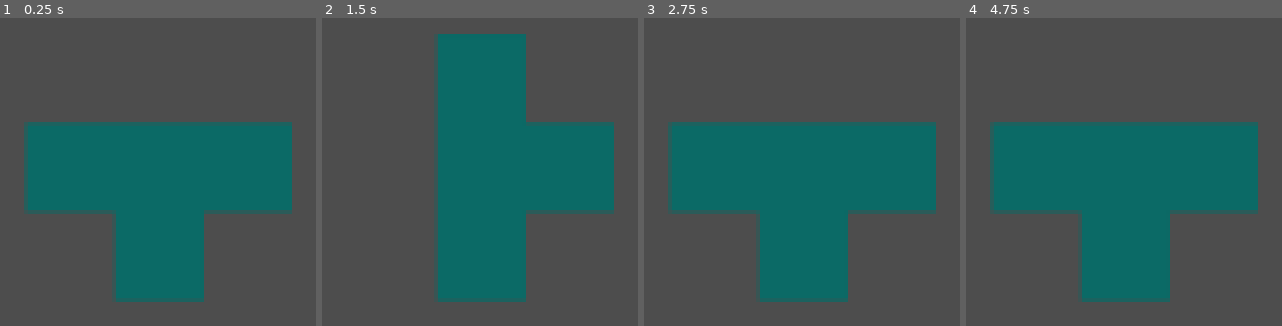
Above: before the commit, frames 1-4 (left to right).
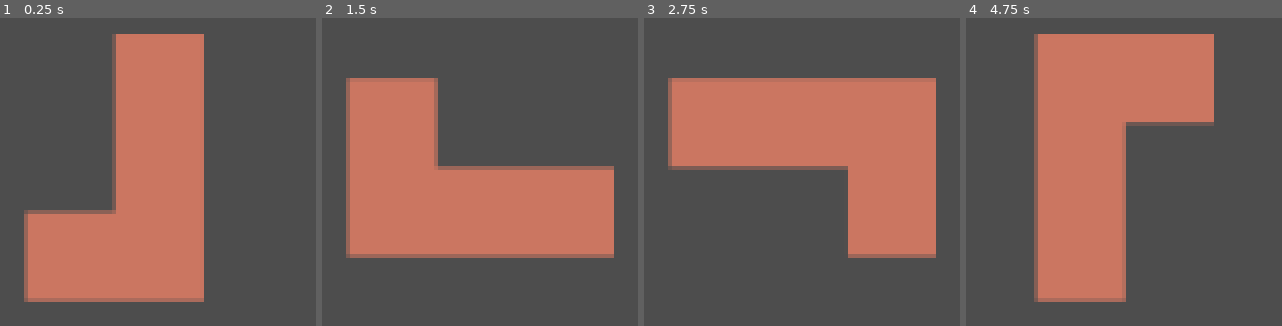
Above: after the commit, the same moments.

Repository: seedot11/DanTetris
Game: Godot game, scene res://scenes/board.tscn
Two runs of this game, one before a commit and one after it. Both use one fixed random seed, a clock stepped at 60 frames per second and the inputs below.
Inputs:
- Up to frame 1 (0.25 s): no input
- Up to frame 2 (1.5 s): tap Enter at 0.5 s; tap Ctrl (rotate) at 0.6 s; tap Shift (rotate_anticlockwise) at 0.8, 1.35 s; tap Space at 1.25 s
- Up to frame 3 (2.75 s): tap Ctrl (rotate) at 1.55, 2.1 s; tap Enter at 2 s; tap Shift (rotate_anticlockwise) at 2.3 s
- Up to frame 4 (4.75 s): tap Space at 2.75, 4.25 s; tap Shift (rotate_anticlockwise) at 2.85, 3.8, 4.35 s; tap Ctrl (rotate) at 3.05, 3.6, 4.55 s; tap Enter at 3.5 s

The runs differ from the first frame. In frame 1, 50% of the frame differs, in the area x 7-93%, y 5-93%; in frame 2, 54%; in frame 3, 49%; in frame 4, 54%.
Error after the commit: Invalid access of index '0' on a base object of type: 'Array[PackedInt32Array]'. (res://scripts/tetronimo_mask.gd:36)

Commit message:
Fixed some bugs with rotating, introduced padding and removing trailing 0s, refactored the mask code a bit to make it a bit more modular

Diff:
--- a/src/project.godot
+++ b/src/project.godot
@@ -10,7 +10,7 @@
 
 [application]
 
-config/name="DanTestris"
+config/name="DanTetris"
 run/main_scene="uid://bjqek0i4vqw48"
 config/features=PackedStringArray("4.4", "GL Compatibility")
 config/icon="res://icon.svg"
--- /dev/null
+++ b/src/resources/tetronimo_properties/shape_I.tres
@@ -0,0 +1,13 @@
+[gd_resource type="Resource" script_class="TetronimoProperties" load_steps=2 format=3 uid="uid://bric3alcd3l0n"]
+
+[ext_resource type="Script" uid="uid://cmjh4svbwe1fv" path="res://scripts/resource_templates/tetronimo_properties.gd" id="1_1yexp"]
+
+[resource]
+resource_local_to_scene = true
+script = ExtResource("1_1yexp")
+shape_mask = "1
+1
+1
+1"
+color = Color(0.510128, 0.350842, 0.660047, 1)
+metadata/_custom_type_script = "uid://cmjh4svbwe1fv"
--- a/src/resources/tetronimo_properties/shape_L.tres
+++ b/src/resources/tetronimo_properties/shape_L.tres
@@ -1,6 +1,6 @@
-[gd_resource type="Resource" script_class="TetronimoProperties" load_steps=2 format=3 uid="uid://dybchd5wyj38f"]
+[gd_resource type="Resource" script_class="TetronimoProperties" load_steps=2 format=3 uid="uid://boage0jwairgx"]
 
-[ext_resource type="Script" uid="uid://cmjh4svbwe1fv" path="res://scripts/tetronimo_properties.gd" id="1_fkq78"]
+[ext_resource type="Script" uid="uid://cmjh4svbwe1fv" path="res://scripts/resource_templates/tetronimo_properties.gd" id="1_fkq78"]
 
 [resource]
 resource_local_to_scene = true
--- a/src/resources/tetronimo_properties/shape_T.tres
+++ b/src/resources/tetronimo_properties/shape_T.tres
@@ -1,6 +1,6 @@
-[gd_resource type="Resource" script_class="TetronimoProperties" load_steps=2 format=3 uid="uid://cidnjpj6xe1tq"]
+[gd_resource type="Resource" script_class="TetronimoProperties" load_steps=2 format=3 uid="uid://b80lg50ump6ua"]
 
-[ext_resource type="Script" uid="uid://cmjh4svbwe1fv" path="res://scripts/tetronimo_properties.gd" id="1_dxext"]
+[ext_resource type="Script" uid="uid://cmjh4svbwe1fv" path="res://scripts/resource_templates/tetronimo_properties.gd" id="1_dxext"]
 
 [resource]
 script = ExtResource("1_dxext")
--- /dev/null
+++ b/src/resources/tetronimo_properties/shape_T_rot.tres
@@ -0,0 +1,11 @@
+[gd_resource type="Resource" script_class="TetronimoProperties" load_steps=2 format=3 uid="uid://da88y3y7hgsy"]
+
+[ext_resource type="Script" uid="uid://cmjh4svbwe1fv" path="res://scripts/resource_templates/tetronimo_properties.gd" id="1_yneca"]
+
+[resource]
+script = ExtResource("1_yneca")
+shape_mask = "1
+1, 1
+1"
+color = Color(0.554757, 0, 0.113298, 1)
+metadata/_custom_type_script = "uid://cmjh4svbwe1fv"
--- a/src/scenes/board.tscn
+++ b/src/scenes/board.tscn
@@ -1,8 +1,10 @@
-[gd_scene load_steps=2 format=3 uid="uid://bjqek0i4vqw48"]
+[gd_scene load_steps=3 format=3 uid="uid://bjqek0i4vqw48"]
 
 [ext_resource type="PackedScene" uid="uid://dbo6t3gxoxhuw" path="res://scenes/tetronimo.tscn" id="1_bw3vb"]
+[ext_resource type="Resource" uid="uid://boage0jwairgx" path="res://resources/tetronimo_properties/shape_L.tres" id="2_tx6nw"]
 
 [node name="Board" type="Node2D"]
 
 [node name="Tetronimo" parent="." instance=ExtResource("1_bw3vb")]
 position = Vector2(89, 54)
+properties = ExtResource("2_tx6nw")
--- a/src/scenes/tetronimo.tscn
+++ b/src/scenes/tetronimo.tscn
@@ -1,7 +1,7 @@
 [gd_scene load_steps=3 format=3 uid="uid://dbo6t3gxoxhuw"]
 
 [ext_resource type="Script" uid="uid://7crinnsv7kyw" path="res://scripts/tetronimo.gd" id="1_n87mj"]
-[ext_resource type="Resource" uid="uid://cidnjpj6xe1tq" path="res://resources/tetronimo_properties/shape_T.tres" id="2_f64p4"]
+[ext_resource type="Resource" uid="uid://bric3alcd3l0n" path="res://resources/tetronimo_properties/shape_I.tres" id="2_f64p4"]
 
 [node name="Tetronimo" type="Node2D"]
 script = ExtResource("1_n87mj")
--- /dev/null
+++ b/src/scripts/constants/int.gd
@@ -0,0 +1,3 @@
+class_name Int
+
+const INT_MAX := 2147483647
--- /dev/null
+++ b/src/scripts/constants/sizes.gd
@@ -0,0 +1,5 @@
+class_name Sizes
+
+const BLOCK_SIZE := 32
+const GRID_WIDTH := 10
+const GRID_HEIGHT := 16
--- /dev/null
+++ b/src/scripts/dtos/tetronimo_dimensions.gd
@@ -0,0 +1,8 @@
+class_name TetronimoDimensions
+
+var width := 0
+var length := 0
+
+func _init(_width: int = 0, _length: int = 0) -> void:
+	width = _width
+	length = _length
--- /dev/null
+++ b/src/scripts/resource_templates/tetronimo_properties.gd
@@ -0,0 +1,16 @@
+class_name TetronimoProperties
+extends Resource
+
+@export_multiline var shape_mask : String
+@export var color : Color
+
+func get_shape_mask() -> TetronimoMask:
+	var return_mask : Array[PackedInt32Array] = []
+	var rows = shape_mask.split("\n")
+	for row in rows:
+		var line : PackedInt32Array = []
+		return_mask.append(line)
+		var values = row.split(",")
+		for value in values:
+			line.append(int(value.lstrip(" ").rstrip(" ")))
+	return TetronimoMask.new(return_mask)
--- a/src/scripts/tetronimo.gd
+++ b/src/scripts/tetronimo.gd
@@ -1,8 +1,7 @@
 extends Node2D
 
 @onready var shape := $Shape
-const block_size := 32
-var shape_mask : Array[Array]
+var shape_mask : TetronimoMask
 @export var properties : TetronimoProperties
 
 func _ready() -> void:
@@ -10,34 +9,32 @@
 	shape_mask = properties.get_shape_mask()
 	draw_tetronimo()
 
-func _physics_process(delta: float) -> void:
+func _physics_process(_delta: float) -> void:
 	if Input.is_action_just_pressed("rotate"):
-		rotate_mask()
+		shape_mask.rotate_mask()
 	if Input.is_action_just_pressed("rotate_anticlockwise"):
-		rotate_mask_anticlockwise()
+		shape_mask.rotate_mask_anticlockwise()
 	draw_tetronimo()
 
 func draw_tetronimo() -> void:
 	shape.polygon = []
-	var width = shape_mask[0].size()
-	var length = shape_mask.size()
+	var dimensions = shape_mask.get_mask_dimensions()
 
-	var starting_x : int = width * (block_size/2) * -1
-	var starting_y : int = length * (block_size/2) * -1
-	var starting_pos := Vector2(starting_x, starting_y)
+	var starting_x : int = dimensions.width * Sizes.BLOCK_SIZE/2.0 * -1
+	var starting_y : int = dimensions.length * Sizes.BLOCK_SIZE/2.0 * -1
 
 	var rows : Array[PackedVector2Array] = []
-	for y in shape_mask.size():
+	for y in dimensions.length:
 		var row : PackedVector2Array = []
-		for x in shape_mask[y].size():
-			if shape_mask[y][x] == 0:
+		for x in shape_mask.get_row(y).size():
+			if !shape_mask.get_cell(y, x):
 				continue
 
 			var square : PackedVector2Array = [
-				Vector2(starting_x + x * block_size, starting_y + y * block_size),
-				Vector2(starting_x + (x + 1) * block_size, starting_y + y * block_size),
-				Vector2(starting_x + (x + 1) * block_size, starting_y + (y + 1) * block_size),
-				Vector2(starting_x + x * block_size, starting_y + (y + 1) * block_size)
+				Vector2(starting_x + x * Sizes.BLOCK_SIZE, starting_y + y * Sizes.BLOCK_SIZE),
+				Vector2(starting_x + (x + 1) * Sizes.BLOCK_SIZE, starting_y + y * Sizes.BLOCK_SIZE),
+				Vector2(starting_x + (x + 1) * Sizes.BLOCK_SIZE, starting_y + (y + 1) * Sizes.BLOCK_SIZE),
+				Vector2(starting_x + x * Sizes.BLOCK_SIZE, starting_y + (y + 1) * Sizes.BLOCK_SIZE)
 			]
 
 			if row.size() == 0:
@@ -51,31 +48,3 @@
 			shape.polygon = row
 		else:
 			shape.polygon = Geometry2D.merge_polygons(shape.polygon, row)[0]
-
-func rotate_mask() -> void:
-	var size = shape_mask.size()
-	var new_shape : Array[Array] = []
-	for r in size:
-		new_shape.append([])
-		for c in size:
-			new_shape[r].append(0)
-
-	for i in size:
-		for j in size:
-			new_shape[j][size - i - 1] = shape_mask[i][j]
-
-	shape_mask = new_shape
-
-func rotate_mask_anticlockwise() -> void:
-	var size = shape_mask.size()
-	var new_shape : Array[Array] = []
-	for r in size:
-		new_shape.append([])
-		for c in size:
-			new_shape[r].append(0)
-
-	for i in size:
-		for j in size:
-			new_shape[size - j - 1][i] = shape_mask[i][j]
-
-	shape_mask = new_shape
--- /dev/null
+++ b/src/scripts/tetronimo_mask.gd
@@ -0,0 +1,93 @@
+class_name TetronimoMask
+
+var shape_mask : Array[PackedInt32Array]
+
+func _init(_shape_mask: Array[PackedInt32Array] = []):
+	shape_mask = _shape_mask
+
+func get_row(index: int) -> PackedInt32Array:
+	return shape_mask[index]
+
+func get_cell(row: int, column: int) -> bool:
+	return shape_mask[row][column] == 1
+
+func rotate_mask() -> void:
+	var dimensions = get_mask_dimensions()
+	shape_mask = pad_mask(shape_mask)
+	var size = maxi(dimensions.length, dimensions.width)
+	var new_shape : Array[PackedInt32Array] = []
+	for r in size:
+		new_shape.append(PackedInt32Array())
+		for c in size:
+			new_shape[r].append(0)
+
+	for i in dimensions.length:
+		for j in dimensions.width:
+			new_shape[j][size - i - 1] = shape_mask[i][j]
+
+	shape_mask = trim_trailing_0s(new_shape)
+
+func rotate_mask_anticlockwise() -> void:
+	var size = shape_mask.size()
+	var new_shape : Array[PackedInt32Array] = []
+	for r in size:
+		new_shape.append([])
+		for c in size:
+			new_shape[r].append(0)
+
+	for i in size:
+		for j in size:
+			new_shape[size - j - 1][i] = shape_mask[i][j]
+
+	shape_mask = new_shape
+
+func get_mask_dimensions(when_rotated: bool = false) -> TetronimoDimensions:
+	var current_width := 0
+	var current_height := shape_mask.size()
+
+	for r in shape_mask:
+		if r.size() > current_width:
+			current_width = r.size()
+
+	if when_rotated:
+		return TetronimoDimensions.new(current_height, current_width)
+	else:
+		return TetronimoDimensions.new(current_width, current_height)
+
+func pad_mask(mask: Array[PackedInt32Array]) -> Array[PackedInt32Array]:
+	if get_mask_dimensions().width > get_mask_dimensions().length:
+		for y in get_mask_dimensions().width - get_mask_dimensions().length + 1:
+			var new_row := PackedInt32Array()
+			for x in get_mask_dimensions().width:
+				new_row.append(0)
+			mask.append(new_row)
+
+	for row in mask:
+		if row.size() == get_mask_dimensions().width:
+			continue
+		for x in range(row.size(), get_mask_dimensions().width):
+			row.append(0)
+
+	return mask
+
+func trim_trailing_0s(mask: Array[PackedInt32Array]) -> Array[PackedInt32Array]:
+	var new_mask : Array[PackedInt32Array] = []
+	var pos_of_first_1 = Int.INT_MAX
+
+	for r in mask:
+		for c in r.size():
+			if r[c] == 1:
+				if c < pos_of_first_1:
+					pos_of_first_1 = c
+				continue
+
+	for r in mask:
+		var pos_of_last_1 = 0
+		for c in r.size():
+			if r[c] == 1:
+				pos_of_last_1 = c + 1
+		var new_row = r.slice(maxi(0, pos_of_first_1), maxi(pos_of_first_1, pos_of_last_1))
+		if new_row.size() > 0:
+			new_mask.append(new_row)
+
+	return new_mask
--- a/src/scripts/tetronimo_properties.gd
+++ /dev/null
@@ -1,24 +0,0 @@
-class_name TetronimoProperties
-extends Resource
-
-@export_multiline var shape_mask : String
-@export var color : Color
-
-func get_shape_mask() -> Array[Array]:
-	var return_mask : Array[Array] = []
-	var rows = shape_mask.split("\n")
-	for row in rows:
-		var line : Array[int] = []
-		return_mask.append(line)
-		var values = row.split(",")
-		for value in values:
-			line.append(int(value.lstrip(" ").rstrip(" ")))
-	return return_mask
-
-# Possibly broken
-func set_shape_mask(new_mask: Array[Array]) -> void:
-	shape_mask = ""
-	for row in new_mask:
-		shape_mask += (", ".join(row) + "\n")
-	if (shape_mask.length() > 0):
-		shape_mask = shape_mask.rstrip("\n")
Not shown, added: src/scripts/constants/int.gd.uid
Not shown, added: src/scripts/constants/sizes.gd.uid
Not shown, added: src/scripts/dtos/tetronimo_dimensions.gd.uid
Renamed: src/scripts/tetronimo_properties.gd.uid -> src/scripts/resource_templates/tetronimo_properties.gd.uid
Not shown, added: src/scripts/tetronimo_mask.gd.uid
